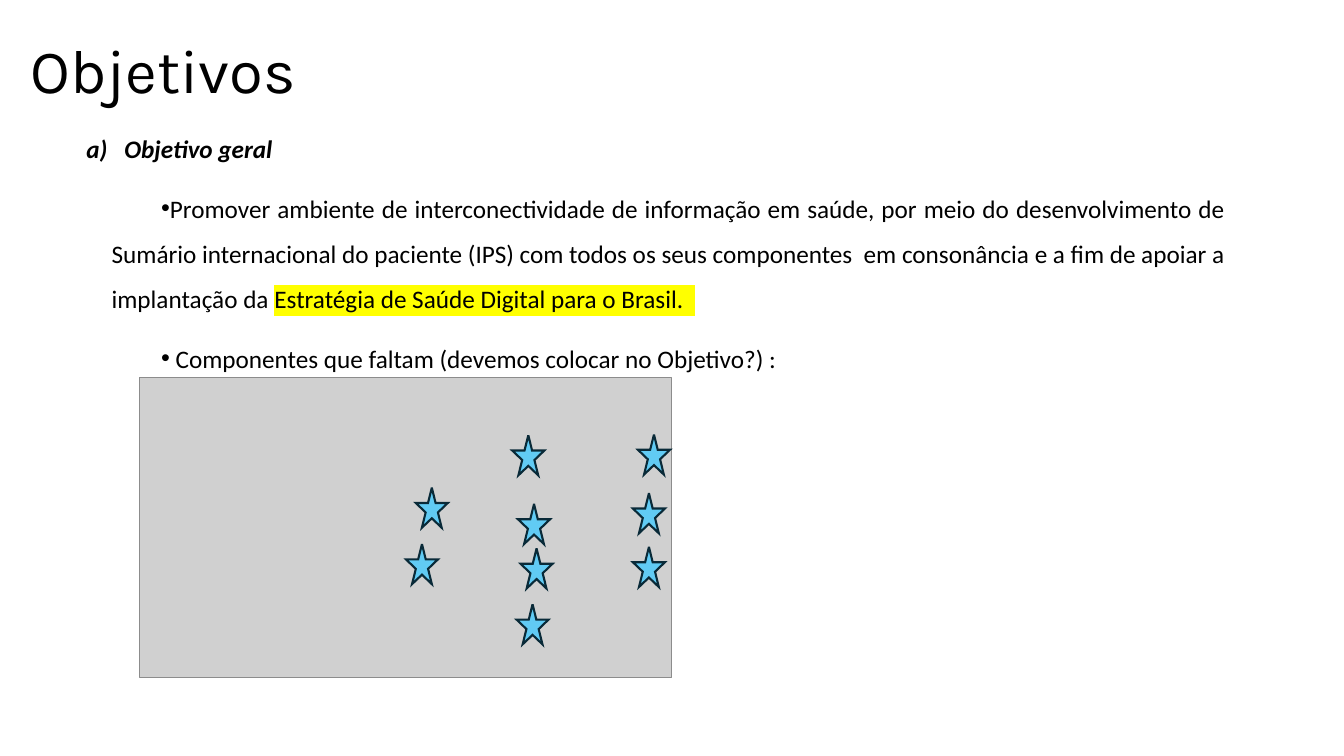
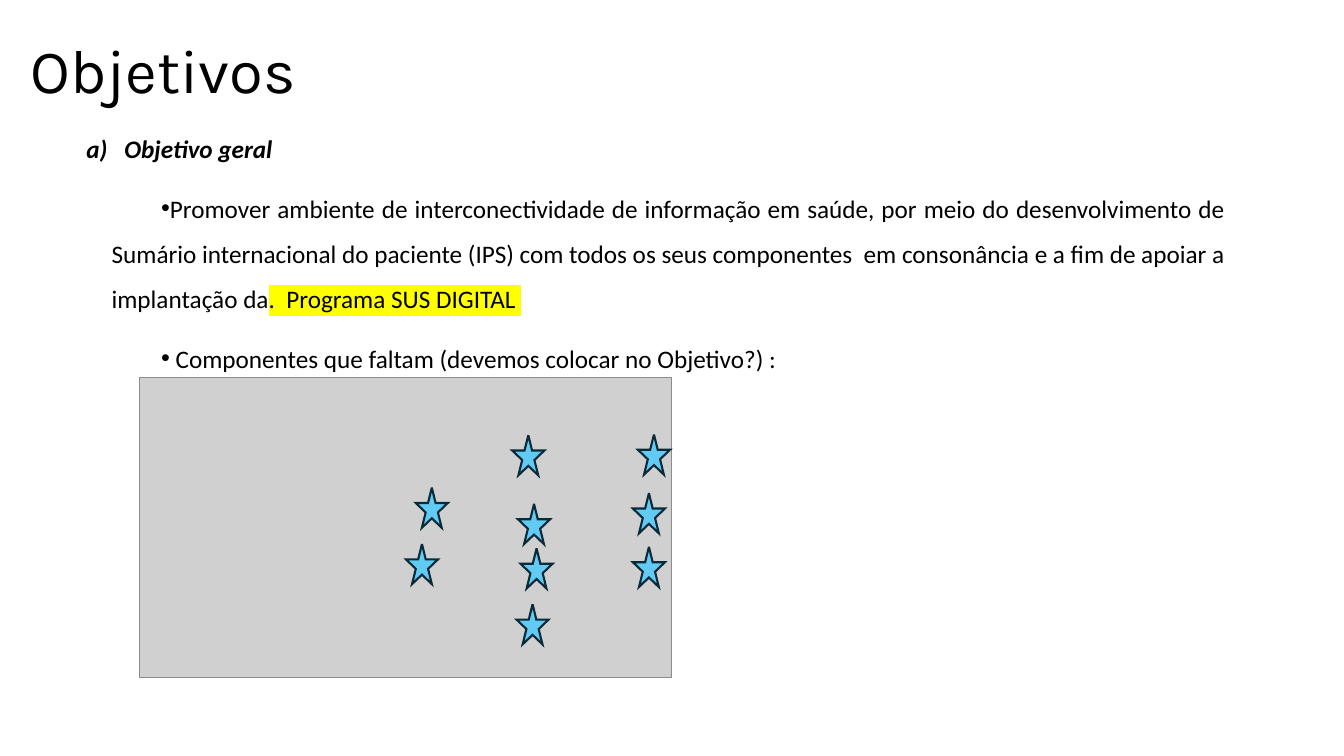
Before and after one commit to moaassis/https-git-codecommit.sa-east-1.amazonaws.com-v1-repos-ips-brasil-documentos, a slide deck: slide 2 of Gestão do Projeto/Planejamento/PropostaISP24-26.pptx. Drawn at 1344x756 pixels with LibreOffice and Linux fonts; fonts in the diff are those of the drawing; grey boxes stand for pictures. Boxes give left, top, right and bottom in pixels: in the first picture for what was removed or moved away, otherwise in the second. Text is boxed around its words. In the diff, an @@ line names an element or a change of style, - is before the commit and + after.

```diff
--- a/Gestão do Projeto/Planejamento/PropostaISP24-26.pptx
+++ b/Gestão do Projeto/Planejamento/PropostaISP24-26.pptx
@@ text at (x1=112, y1=200, x2=1224, y2=315): text changed @@
-• Promover ambiente de interconectividade de informação em saúde, por meio do desenvolvimento de Sumário internacional do paciente (IPS) com todos os seus componentes em consonância e a fim de apoiar a implantação da Estratégia de Saúde Digital para o Brasil.
+• Promover ambiente de interconectividade de informação em saúde, por meio do desenvolvimento de Sumário internacional do paciente (IPS) com todos os seus componentes em consonância e a fim de apoiar a implantação da. Programa SUS DIGITAL
```
Also in this commit, not shown: 1 other slide changed, 5 slides added, 7 other files.
